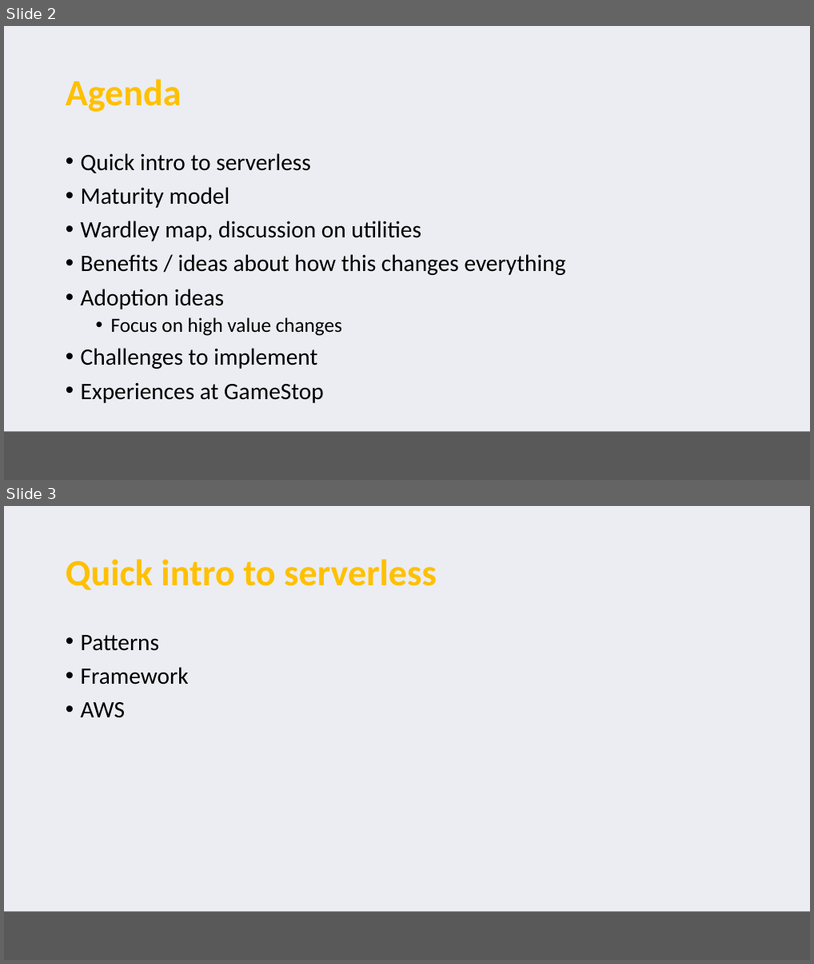
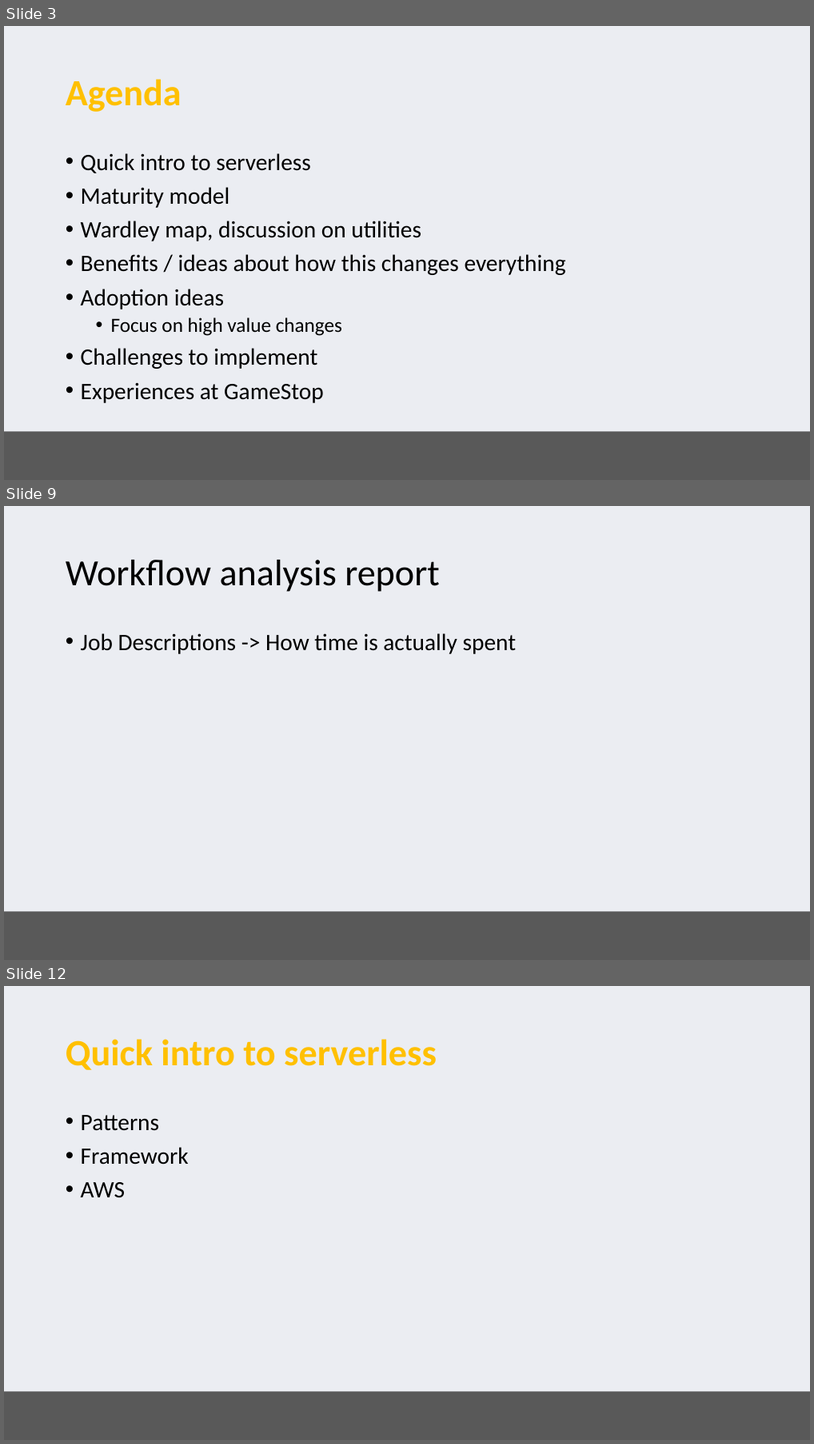
Before and after one commit to serverless-perspectives/pariveda-perspective, a slide deck: Serverless perspectives.pptx. Shown one above the other, each under a label of ours: slides 2 and 3 before the commit, slides 3, 9 and 12 after it; the slides between them are not shown. The pictures are 814x964 and 814x1444 pixels, drawn with LibreOffice and Linux fonts; fonts in the diff are those of the drawing; background and template pictures are left out. Boxes give left, top, right and bottom in pixels: in the first picture for what was removed or moved away, otherwise in the second. Text is boxed around its words. In the diff, an @@ line names an element or a change of style, - is before the commit and + after.

```diff
--- a/Serverless perspectives.pptx
+++ b/Serverless perspectives.pptx
@@ slide 9 added at (x1=4, y1=506, x2=810, y2=960), background #EBEDF2; not listed: 1 template element that a slide beside it also shows @@
@@ title added at (x1=66, y1=560, x2=440, y2=592), 44 pt, text #000000 @@
+Workflow analysis report
@@ text added at (x1=81, y1=633, x2=516, y2=654), 28 pt, text #000000 @@
+• Job Descriptions -> How time is actually spent
@@ what was slide 2 is now slide 3 @@
@@ what was slide 3 is now slide 12 @@
```
Also in this commit, not shown: 8 other slides added.
